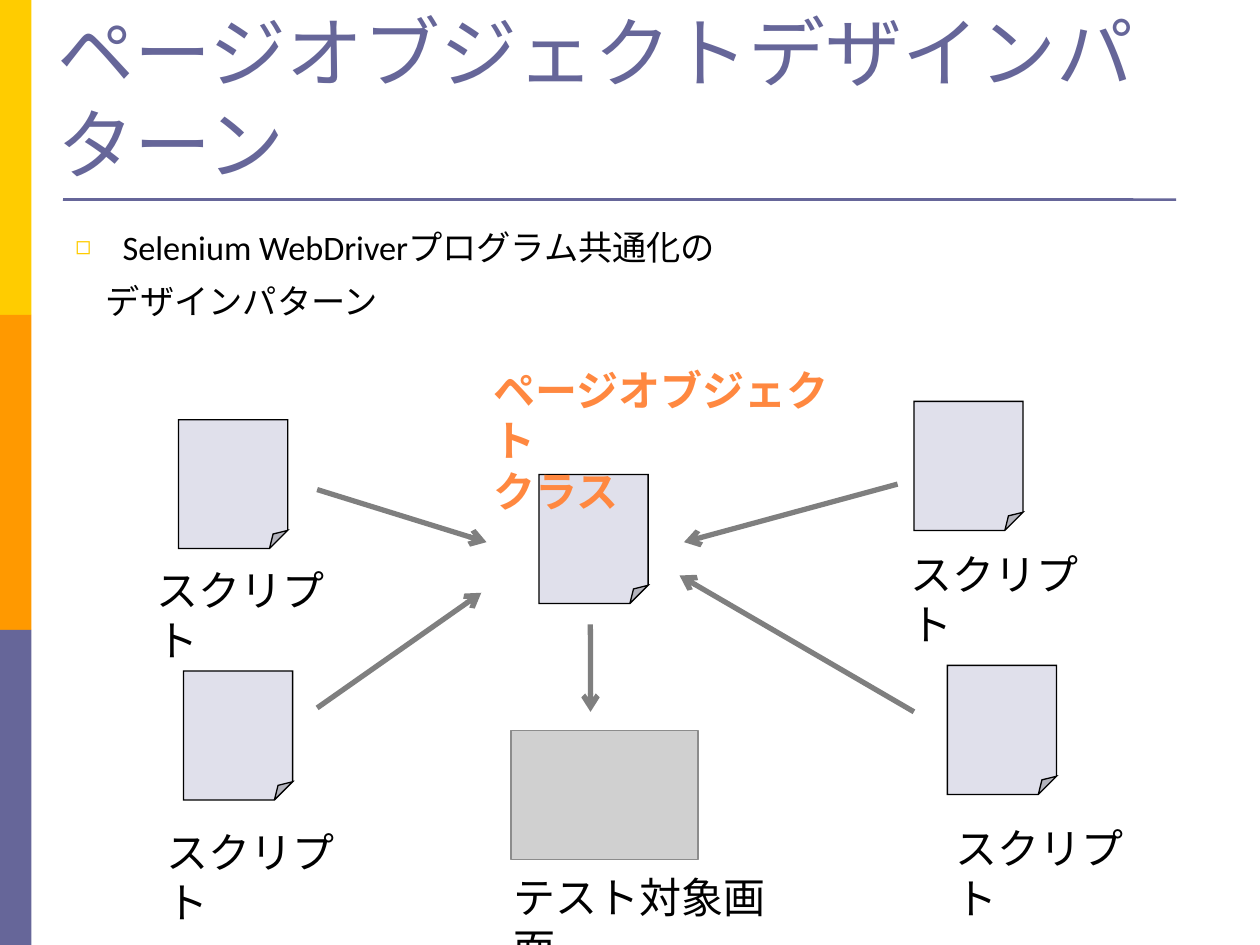
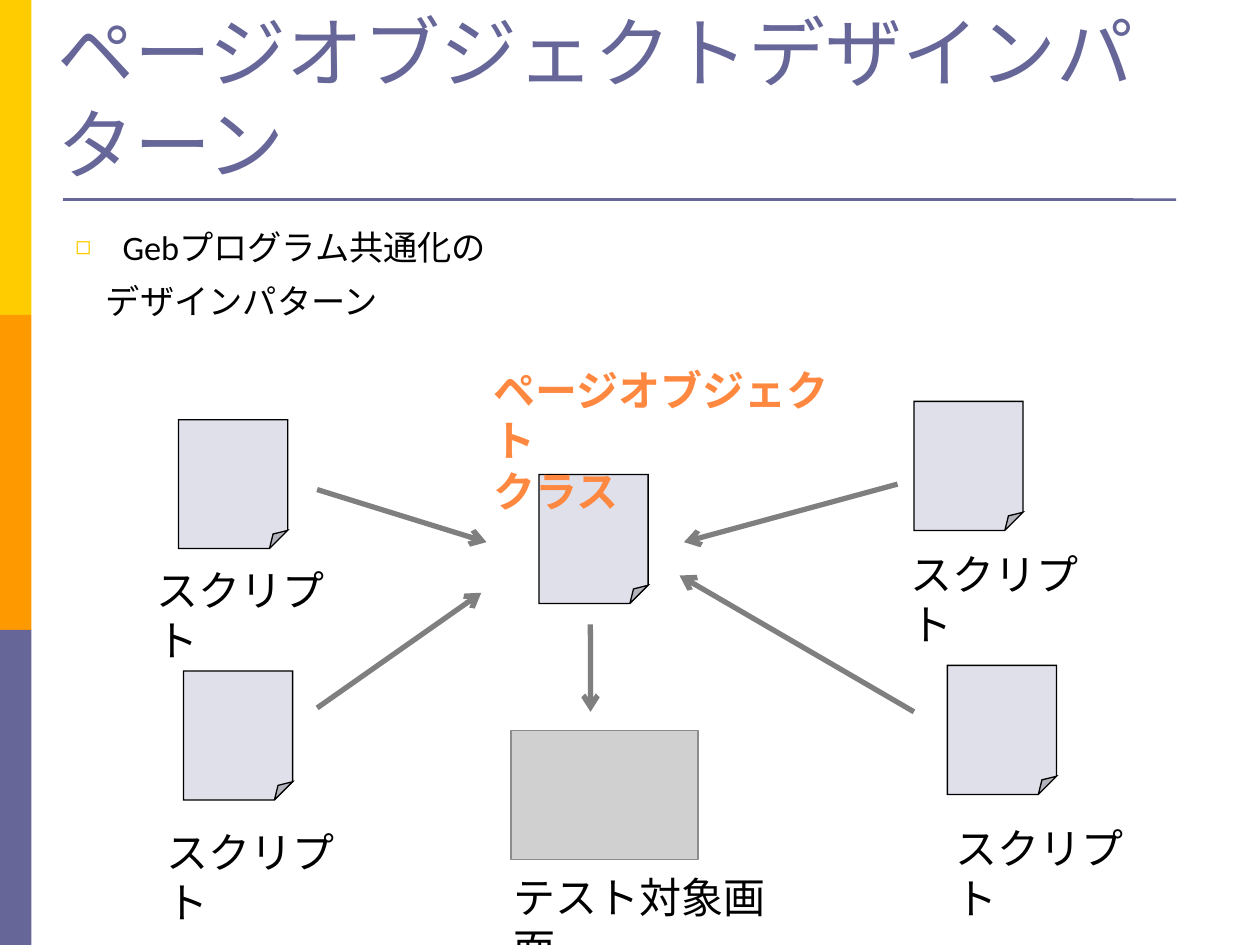
Before and after one commit to takuY-U2/STARHotel, a slide deck: slide 38 of docs/SlideGeb.ppt (slide 41 before the commit). Drawn at 1260x945 pixels with LibreOffice and Linux fonts; fonts in the diff are those of the drawing; grey boxes stand for pictures. Boxes give left, top, right and bottom in pixels: in the first picture for what was removed or moved away, otherwise in the second. Text is boxed around its words. In the diff, an @@ line names an element or a change of style, - is before the commit and + after.

```diff
--- a/docs/SlideGeb.ppt
+++ b/docs/SlideGeb.ppt
@@ text at bbox=[123, 232, 487, 263]: text changed @@
-◻ Selenium WebDriverプログラム共通化の
+◻ Gebプログラム共通化の
```
Also in this commit, not shown: 22 other slides changed, 4 slides removed, 3 other files.
